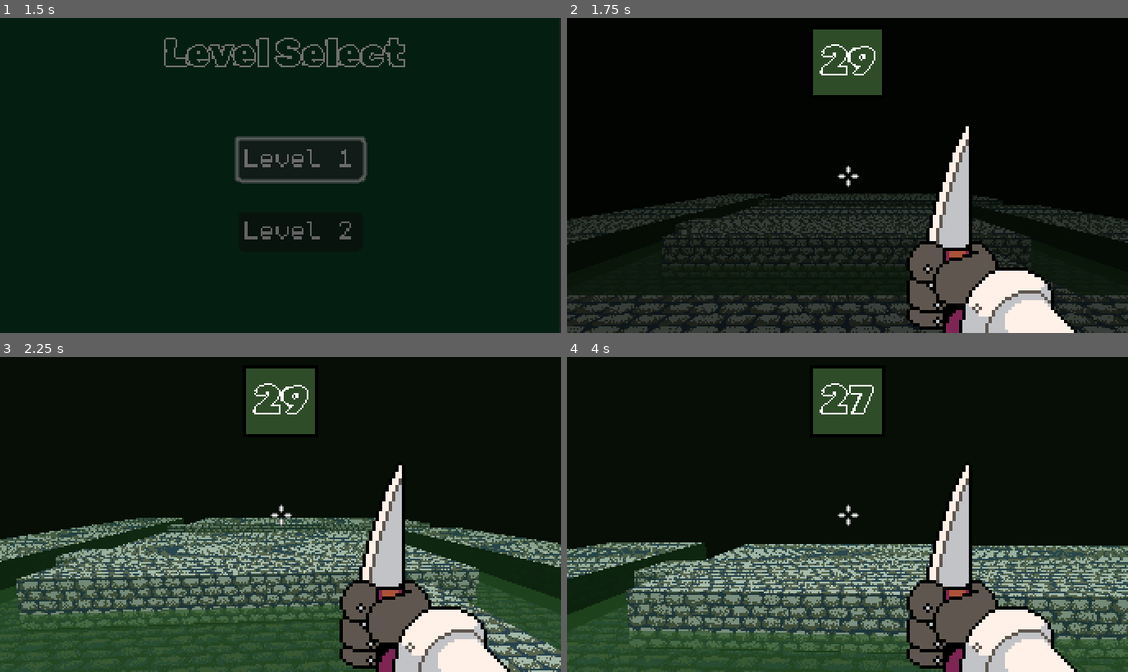
Above: before the commit, frames 1-4 (two rows, left to right).
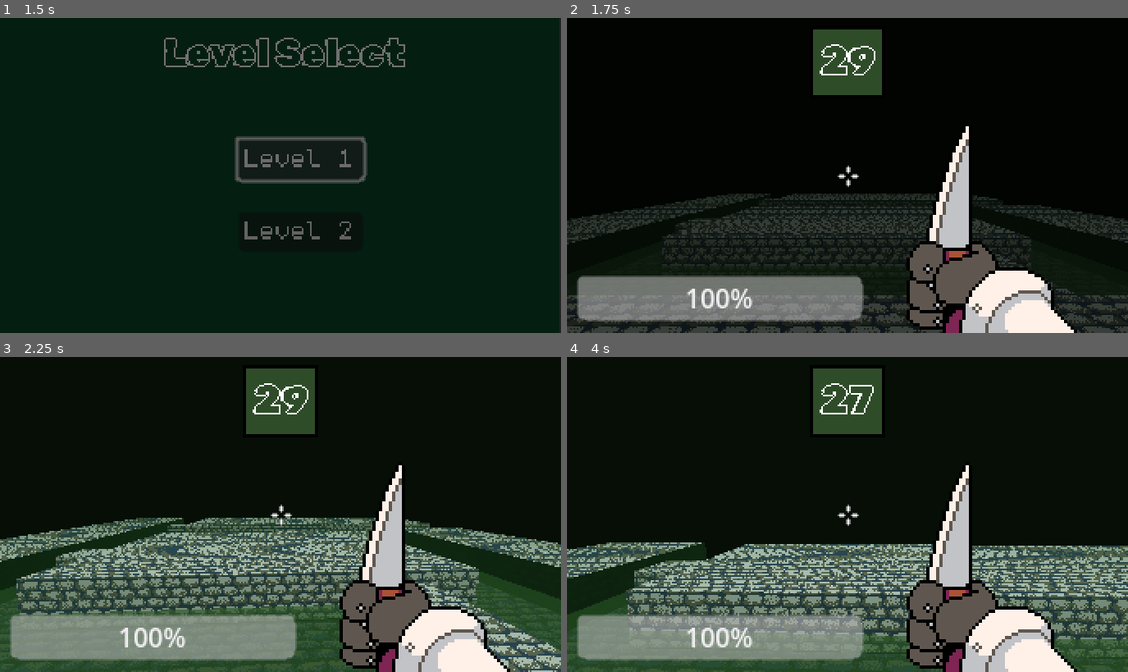
Above: after the commit, the same moments.

Repository: svilinskis1/magic-maker-game
Game: Godot game, scene res://scenes/title.tscn
Same seed, same stepped clock (60 frames per second), same inputs: the game is played once before the commit and once after it.
Inputs (mouse positions are in pixels of both pictures, inside the frame that each line leads up to):
- Up to frame 1 (1.5 s): click "Play" at 0.5 s; click "Level 1" at 1.25 s
- Up to frame 2 (1.75 s): no input
- Up to frame 3 (2.25 s): tap Enter (ui_accept) at 2 s; move the mouse to (308, 514) at 2.02 s; hold W (forward) from 2.03 s (still down); click (308, 514) at 2.1 s
- Up to frame 4 (4 s): keep holding W (forward); tap Space (jump) at 2.27, 3.02 s; move the mouse to (819, 514) at 2.77 s; click (819, 514) at 2.85 s; move the mouse to (858, 508) at 3.52 s; click (858, 508) at 3.6 s

Frame 1 is identical in both runs. In frame 2, 7.4% of the frame differs, in the area x 1-53%, y 81-97%; in frame 3, 7.4%; in frame 4, 7.4%.

Commit message:
added health system

Diff:
--- a/scenes/player.tscn
+++ b/scenes/player.tscn
@@ -59,9 +59,24 @@
 position = Vector2(171, 96)
 texture = ExtResource("3_gml2l")
 
+[node name="HealthBar" type="ProgressBar" parent="UI/Control"]
+layout_mode = 0
+offset_left = 6.0
+offset_top = 157.0
+offset_right = 180.0
+offset_bottom = 184.0
+max_value = 3.0
+step = 1.0
+value = 3.0
+rounded = true
+
 [node name="AudioStreamPlayer" type="AudioStreamPlayer" parent="."]
 stream = ExtResource("4_rfoxf")
 bus = &"SFX"
 
+[node name="InvincibilityTimer" type="Timer" parent="."]
+one_shot = true
+
 [connection signal="area_entered" from="PlayerArea" to="." method="_on_player_area_area_entered"]
 [connection signal="area_exited" from="PlayerArea" to="." method="_on_player_area_area_exited"]
+[connection signal="timeout" from="InvincibilityTimer" to="." method="_on_invincibility_timer_timeout"]
--- a/scenes/spaghetti.tscn
+++ b/scenes/spaghetti.tscn
@@ -29,4 +29,8 @@
 transform = Transform3D(1, 0, 0, 0, 1, 0, 0, 0, 1, 0, -0.072626, 0)
 shape = SubResource("CylinderShape3D_ay12y")
 
+[node name="InvincibilityTimer" type="Timer" parent="."]
+one_shot = true
+
 [connection signal="area_entered" from="Area3D" to="." method="_on_area_3d_area_entered"]
+[connection signal="timeout" from="InvincibilityTimer" to="." method="_on_invincibility_timer_timeout"]
--- a/scripts/apple.gd
+++ b/scripts/apple.gd
@@ -26,9 +26,9 @@
 
 func _on_area_3d_area_entered(area):
 	if area.name == "PlayerArea":
-		player.kill()
+		player.take_damage(1)
 
-func kill():
+func take_damage(dmg):
 	dead = true
 	$CollisionShape3D.disabled = true
 	$Area3D/CollisionArea.disabled = true
--- a/scripts/player.gd
+++ b/scripts/player.gd
@@ -6,16 +6,18 @@
 const MOUSE_SENS = 0.5
 const JUMP_VELOCITY = 4.5
 
-var inWater = false
-
+var health = 3
 var gravity = ProjectSettings.get_setting("physics/3d/default_gravity")
 
+var inWater = false
 var can_shoot = true
 var dead = false
+var invincible = false
 
 func _ready():
 	Input.mouse_mode = Input.MOUSE_MODE_CAPTURED
 	global.player = self
+	health = 3
 
 func _input(event):
 	if dead:
@@ -69,26 +71,32 @@
 	#if !can_shoot:
 		#return
 	#can_shoot = false
-	if ray_cast_3d.is_colliding() and ray_cast_3d.get_collider().has_method("kill"):
-		ray_cast_3d.get_collider().kill()
+	if ray_cast_3d.is_colliding() and ray_cast_3d.get_collider().has_method("take_damage"):
+		ray_cast_3d.get_collider().take_damage(1)
 
 func shoot_anim_done():
 	can_shoot = true
 
-func kill():
-	dead = true
-	Input.mouse_mode = Input.MOUSE_MODE_VISIBLE
-	transition.change_scene("res://scenes/game over.tscn")
+func take_damage(dmg):
+	if(not invincible):
+		invincible = true
+		$InvincibilityTimer.start()
+		health -= dmg
+		$UI/Control/HealthBar.value = health
 
-
-
+	if(health < 1):
+		dead = true
+		Input.mouse_mode = Input.MOUSE_MODE_VISIBLE
+		transition.change_scene("res://scenes/game over.tscn")
 
 func _on_player_area_area_entered(area):
 	if area.name == "WaterArea":
 		inWater = true
 
-
-
 func _on_player_area_area_exited(area):
 		if area.name == "WaterArea":
 			inWater = false
+
+
+func _on_invincibility_timer_timeout():
+	invincible = false
--- a/scripts/spaghetti.gd
+++ b/scripts/spaghetti.gd
@@ -6,6 +6,9 @@
 @onready var player = global.player
 var dead = false
 var inWater = false
+var invincible = false
+
+var health = 2
 
 var gravity = ProjectSettings.get_setting("physics/3d/default_gravity")
 
@@ -36,7 +39,7 @@
 
 func _on_area_3d_area_entered(area):
 	if area.name == "PlayerArea":
-		player.kill()
+		player.take_damage(1)
 
 	if area.name == "WaterArea":
 		inWater = true
@@ -45,12 +48,24 @@
 		if area.name == "WaterArea":
 			inWater = false
 
-func kill():
-	dead = true
-	$CollisionShape3D.disabled = true
-	$Area3D/CollisionArea.disabled = true
-	$Sprite3D.visible = false
-	var pickup = preload("res://scenes/pickup.tscn")
-	var pickup_object = pickup.instantiate()
-	pickup_object.initialize("spaghetti")
-	add_child(pickup_object)
+func take_damage(dmg):
+	if(not invincible):
+		health -= dmg
+		invincible = true
+		$InvincibilityTimer.start()
+
+	if(health < 1):
+		dead = true
+		$CollisionShape3D.disabled = true
+		$Area3D/CollisionArea.disabled = true
+		$Sprite3D.visible = false
+		var pickup = preload("res://scenes/pickup.tscn")
+		var pickup_object = pickup.instantiate()
+		pickup_object.initialize("spaghetti")
+		add_child(pickup_object)
+
+
+
+
+func _on_invincibility_timer_timeout():
+	invincible = false
